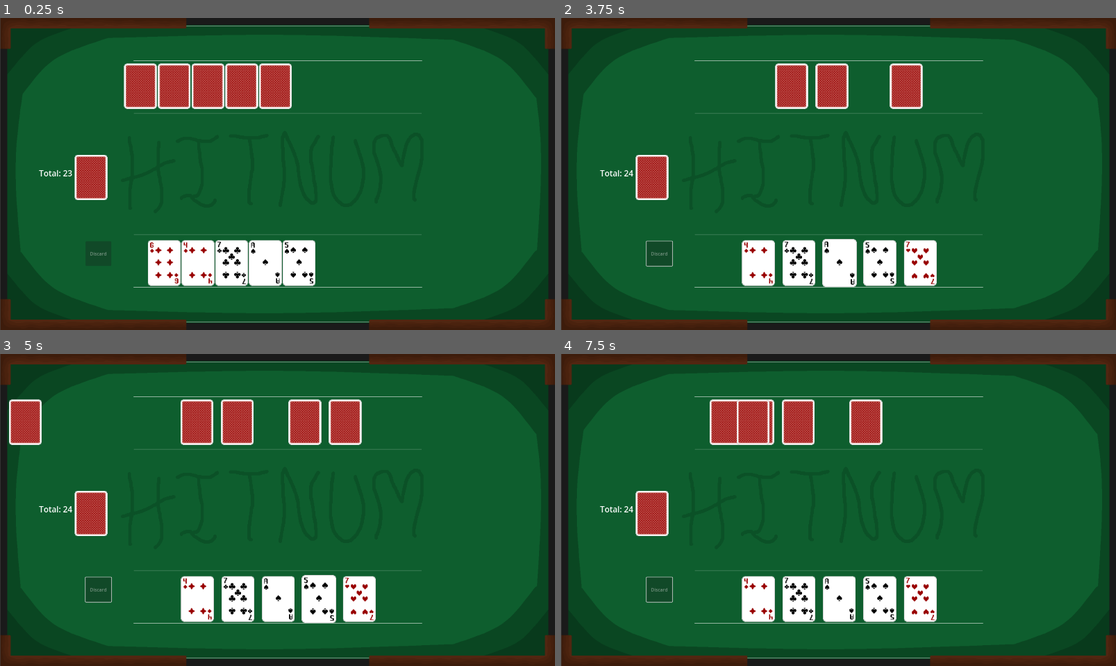
Above: before the commit, frames 1-4 (two rows, left to right).
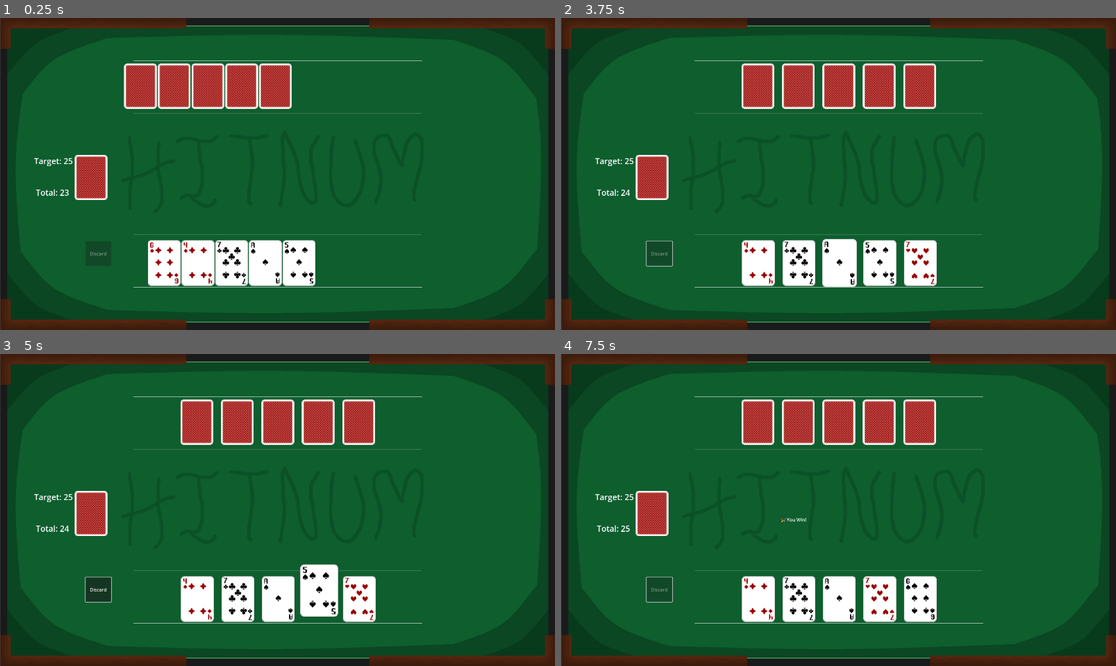
Above: after the commit, the same moments.

Repository: Otaibifmf/card-game
Game: Godot game, scene res://Main.tscn
The game is run twice, just before and just after one commit, with the same random seed, the same clock (stepped at 60 frames per second) and the same inputs.
Inputs (mouse positions are in pixels of both pictures, inside the frame that each line leads up to):
- Up to frame 1 (0.25 s): no input
- Up to frame 2 (3.75 s): move the mouse to (760, 264) at 0.52 s; click (760, 264) at 0.67 s; click "Discard" at 1.25 s; tap Enter at 2 s; move the mouse to (760, 264) at 2.02 s; click (760, 264) at 2.17 s; move the mouse to (799, 264) at 2.77 s; click (799, 264) at 2.92 s; tap Space at 3.5 s; move the mouse to (838, 264) at 3.52 s; click (838, 264) at 3.67 s
- Up to frame 3 (5 s): tap Enter at 4.25 s; move the mouse to (316, 600) at 4.27 s; click (316, 600) at 4.42 s
- Up to frame 4 (7.5 s): click (660, 591) at 5 s, where only the run after the commit has a clickable "Discard"; tap Space at 5.75 s; move the mouse to (921, 600) at 5.77 s; click (921, 600) at 5.92 s; move the mouse to (755, 422) at 6.52 s; click (755, 422) at 6.67 s; tap Enter at 7.25 s; move the mouse to (799, 422) at 7.27 s; click (799, 422) at 7.42 s

The runs differ from the first frame. In frame 1, 0.2% of the frame differs, in the area x 6-14%, y 44-58%; in frame 2, 3.9%; in frame 3, 4.4%, in the area x 1-68%, y 14-87%; in frame 4, 4.2%.

Commit message:
added target label, now it kind of work

Diff:
--- a/BotHand.gd
+++ b/BotHand.gd
@@ -20,6 +20,7 @@
 	turn_manager = get_node("../TurnManager")
 
 	turn_manager.bot_turn_started.connect(_on_bot_turn_started)
+
 	var player_hand = get_node("../PlayerHand")
 	if player_hand:
 		TARGET_TOTAL = player_hand.TARGET_TOTAL
@@ -32,32 +33,37 @@
 	_update_card_positions()
 
 func _on_bot_turn_started():
-	can_play = true
 	if has_won:
 		return
 
+	can_play = true
 	print("🤖 Bot turn begins")
+
 	await get_tree().create_timer(1.2).timeout
 
-	while can_play and calculate_total() != TARGET_TOTAL:
-		print("🤖 Bot total:", calculate_total(), "Trying to reach", TARGET_TOTAL)
-		_discard_random_cards()
-		await get_tree().create_timer(1.2).timeout
+	print("🤖 Bot total before:", calculate_total(), "Target:", TARGET_TOTAL)
 
-		if calculate_total() == TARGET_TOTAL:
-			var win_label = get_node("../WinLabel")
-			if win_label:
-				win_label.text = "🤖 Bot Wins!"
-				win_label.visible = true
-			has_won = true
-			return  # Bot won, stop playing
+	# Bot makes one discard per turn
+	_discard_random_cards()
 
-	# Bot done, end turn and give turn back to player
+	await get_tree().create_timer(1.2).timeout
+
+	var total = calculate_total()
+	print("🤖 Bot total after:", total)
+
+	if total == TARGET_TOTAL:
+		var win_label = get_node("../WinLabel")
+		if win_label:
+			win_label.text = "🤖 Bot Wins!"
+			win_label.visible = true
+		has_won = true
+		can_play = false
+		print("🤖 Bot won. Ending game.")
+		return
+
 	can_play = false
+	print("👉 Ending Bot Turn")
 	turn_manager.end_bot_turn()
-
-func _on_player_turn_started():
-	can_play = false
 
 func _create_hidden_card(card_data):
 	var card = card_scene.instantiate()
@@ -114,7 +120,6 @@
 		"ace": 1, "two": 2, "three": 3, "four": 4, "five": 5,
 		"six": 6, "seven": 7, "eight": 8, "nine": 9, "ten": 10
 	}
-
 	for card in cards:
 		var name_str = card.card_data.get("name", "")
 		var parts = name_str.split(" ")
@@ -122,5 +127,4 @@
 			var rank = parts[0].to_lower()
 			if rank_values.has(rank):
 				total += rank_values[rank]
-
 	return total
--- a/Main.tscn
+++ b/Main.tscn
@@ -9,6 +9,8 @@
 [ext_resource type="Script" path="res://TurnManager.gd" id="7_bm22m"]
 
 [sub_resource type="Theme" id="Theme_mu1qb"]
+
+[sub_resource type="Theme" id="Theme_uubuy"]
 
 [node name="Main" type="Node2D"]
 position = Vector2(1, 0)
@@ -51,13 +53,22 @@
 texture = ExtResource("5_sysse")
 
 [node name="HandSumLabel" type="Label" parent="."]
-offset_left = 134.0
-offset_top = 518.0
-offset_right = 194.0
-offset_bottom = 553.0
+offset_left = 123.0
+offset_top = 585.0
+offset_right = 214.0
+offset_bottom = 624.0
 theme = SubResource("Theme_mu1qb")
 theme_type_variation = &"HeaderLarge"
 text = "Sum: 0"
 
 [node name="BotHand" type="Node2D" parent="."]
 script = ExtResource("6_yibso")
+
+[node name="TargetLabel" type="Label" parent="."]
+offset_left = 117.0
+offset_top = 476.0
+offset_right = 235.0
+offset_bottom = 515.0
+theme = SubResource("Theme_uubuy")
+theme_type_variation = &"HeaderLarge"
+text = "Target: 0"
--- a/PlayerHand.gd
+++ b/PlayerHand.gd
@@ -9,7 +9,7 @@
 var cards = []
 var selected_cards = []
 var card_scene = preload("res://Scenes/Card.tscn")
-var TARGET_TOTAL = 25  # or set dynamically
+var TARGET_TOTAL = 25
 var can_play = false
 var deck = null
 var turn_manager = null
@@ -18,7 +18,8 @@
 	deck = get_node("../Deck")
 	turn_manager = get_node("../TurnManager")
 
-	turn_manager.player_turn_started.connect(_on_player_turn_started)
+	if turn_manager:
+		turn_manager.player_turn_started.connect(_on_player_turn_started)
 
 	for i in range(HAND_COUNT):
 		var card_data = deck.draw_card()
@@ -38,11 +39,7 @@
 
 func _on_player_turn_started():
 	can_play = true
-	print("Player's turn started")
-
-func _on_bot_turn_started():
-	can_play = false
-	print("Player's turn disabled")
+	print("🧑 Player's turn started - you can now play.")
 
 func _create_card_from_data(card_data):
 	var card = card_scene.instantiate()
@@ -63,12 +60,15 @@
 
 func _on_card_pressed(card):
 	if not can_play:
+		print("⛔ You tried to select a card during bot's turn!")
 		return
+
 	if card in selected_cards:
 		selected_cards.erase(card)
 	else:
 		if selected_cards.size() < MAX_SELECTION:
 			selected_cards.append(card)
+
 	_update_card_positions()
 	_update_discard_button_state()
 
@@ -92,6 +92,7 @@
 		else:
 			_animate_scale(card, Vector2(1, 1))
 		_animate_position(card, target_pos)
+	update_target_label()
 	update_hand_total_label()
 
 func _animate_position(card, target_pos):
@@ -109,7 +110,9 @@
 
 func _on_discard_pressed():
 	if not can_play:
+		print("⛔ Discard pressed during bot's turn!")
 		return
+
 	if selected_cards.is_empty():
 		return
 
@@ -130,7 +133,6 @@
 	_update_card_positions()
 	_update_discard_button_state()
 
-	# Check for win
 	if calculate_total() == TARGET_TOTAL:
 		var win_label = get_node("../WinLabel")
 		if win_label:
@@ -139,9 +141,10 @@
 		can_play = false
 		return
 
-	# End player turn and pass to bot
 	can_play = false
-	turn_manager.end_player_turn()
+	print("👉 Ending Player Turn")
+	if turn_manager:
+		turn_manager.end_player_turn()
 
 func calculate_total() -> int:
 	var total = 0
@@ -162,3 +165,8 @@
 	var label = get_node("../HandSumLabel")
 	if label:
 		label.text = "Total: " + str(calculate_total())
+
+func update_target_label():
+	var label = get_node("../TargetLabel")
+	if label:
+		label.text = "Target: " + str(TARGET_TOTAL)
--- a/TurnManager.gd
+++ b/TurnManager.gd
@@ -6,6 +6,7 @@
 }
 
 var current_turn = Turn.PLAYER
+var is_turn_active = false
 
 signal player_turn_started
 signal bot_turn_started
@@ -14,13 +15,25 @@
 	start_game()
 
 func start_game():
+	print("🟢 Game started - Player turn")
 	current_turn = Turn.PLAYER
+	is_turn_active = true
 	emit_signal("player_turn_started")
 
 func end_player_turn():
+	if current_turn != Turn.PLAYER or not is_turn_active:
+		push_warning("⚠️ Invalid attempt to end player turn")
+		return
+	print("🟡 Player ended turn")
 	current_turn = Turn.BOT
+	is_turn_active = true
 	emit_signal("bot_turn_started")
 
 func end_bot_turn():
+	if current_turn != Turn.BOT or not is_turn_active:
+		push_warning("⚠️ Invalid attempt to end bot turn")
+		return
+	print("🤖 Bot ended turn")
 	current_turn = Turn.PLAYER
+	is_turn_active = true
 	emit_signal("player_turn_started")
Not shown: 1 places in Main.tscn that only renumber resources
